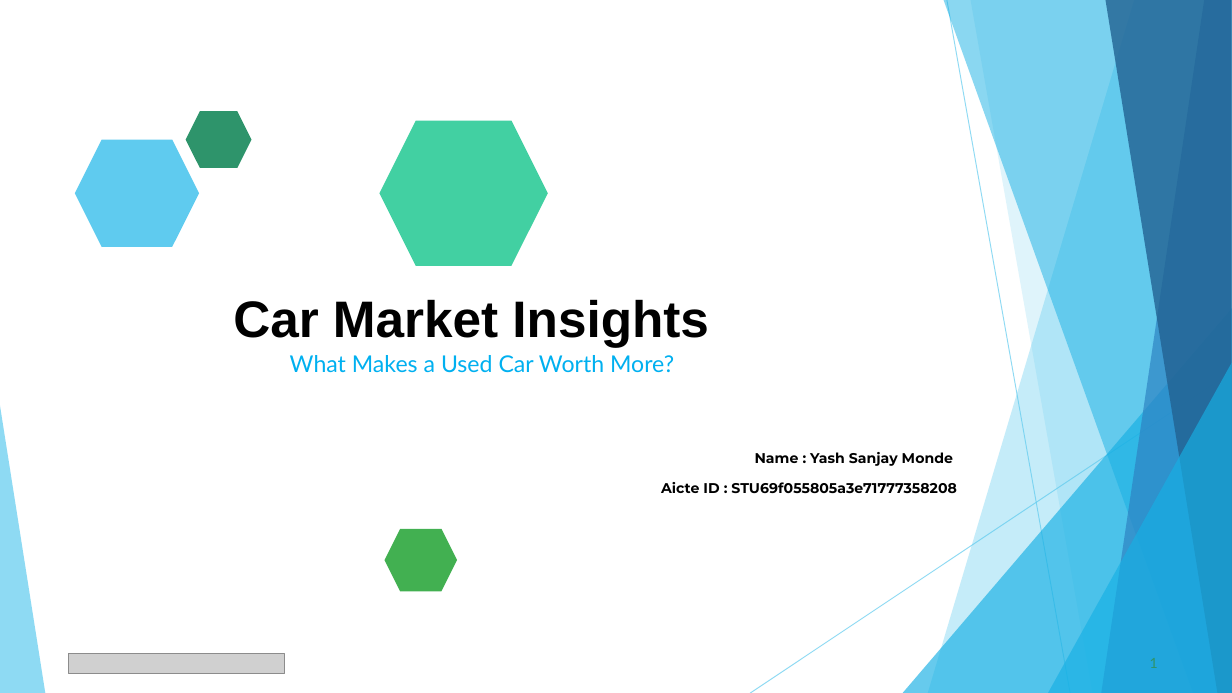
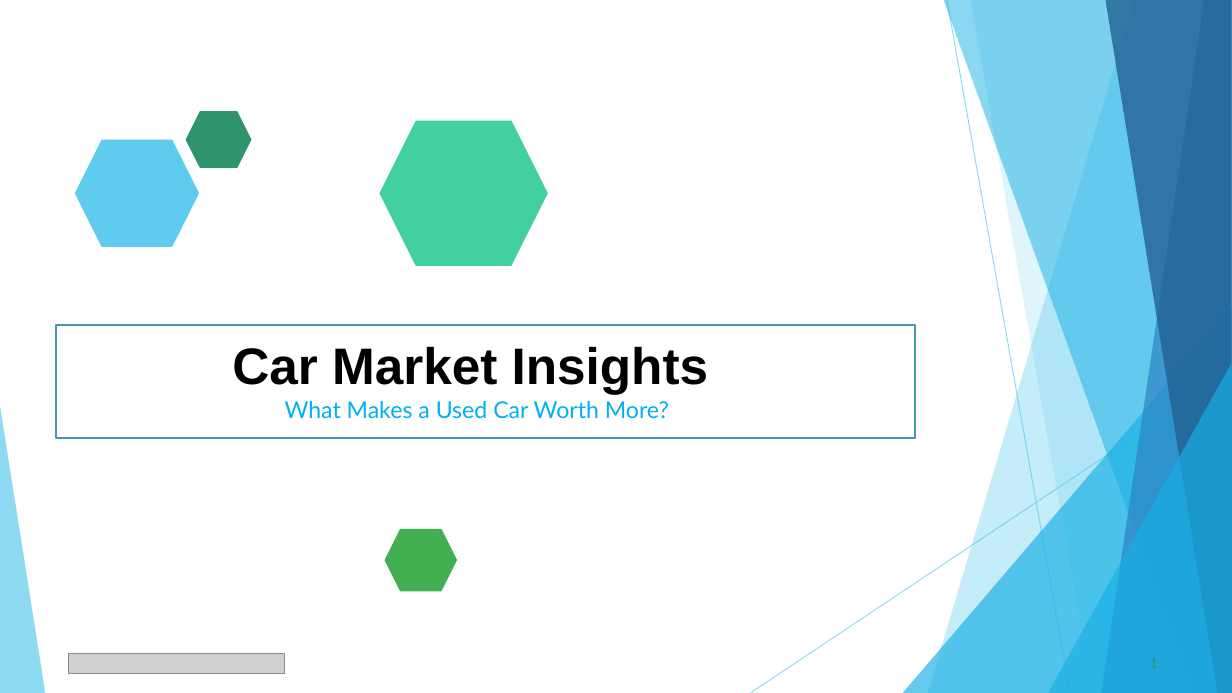
Before and after one commit to yashmonde24/car-market-insights, a slide deck: slide 1 of docs/Car Market Trends Analysis - Presentation.pptx. Drawn at 1232x693 pixels with LibreOffice and Linux fonts; fonts in the diff are those of the drawing; grey boxes stand for pictures. Boxes give left, top, right and bottom in pixels: in the first picture for what was removed or moved away, otherwise in the second. Text is boxed around its words. In the diff, an @@ line names an element or a change of style, - is before the commit and + after.

```diff
--- a/docs/Car Market Trends Analysis - Presentation.pptx
+++ b/docs/Car Market Trends Analysis - Presentation.pptx
@@ rectangle added at (x1=56, y1=324, x2=916, y2=437), outline #4696B1 1.5 pt @@
@@ title "Car Market Insights" moved from (x1=233, y1=299, x2=709, y2=347) to (x1=232, y1=346, x2=709, y2=394) @@
@@ text "What Makes a Used Car ..." moved from (x1=290, y1=355, x2=674, y2=373) to (x1=285, y1=401, x2=669, y2=419) @@
@@ text removed at (x1=661, y1=452, x2=957, y2=493) @@
-Name : Yash Sanjay Monde
-Aicte ID : STU69f055805a3e71777358208
```
Also in this commit, not shown: 12 other slides changed.
